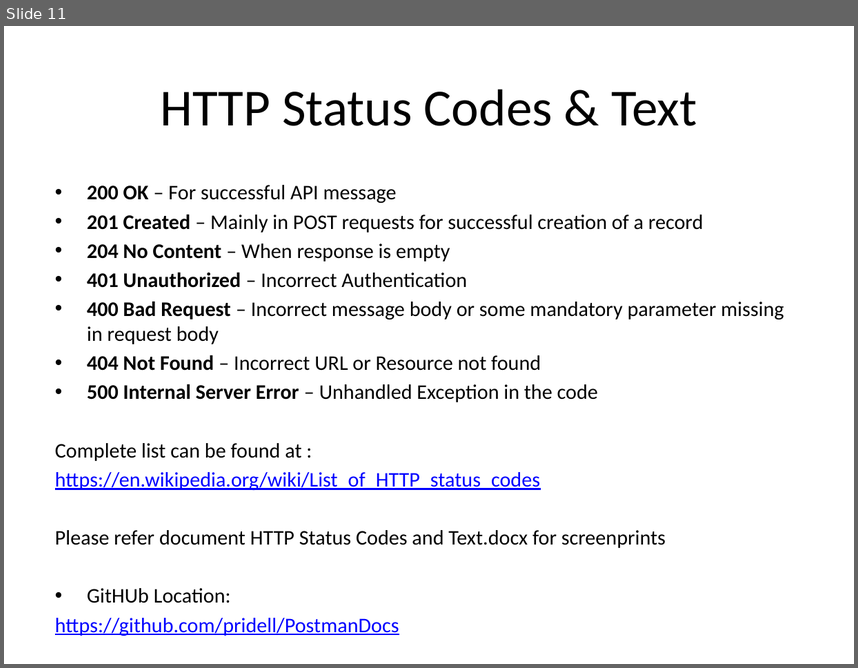
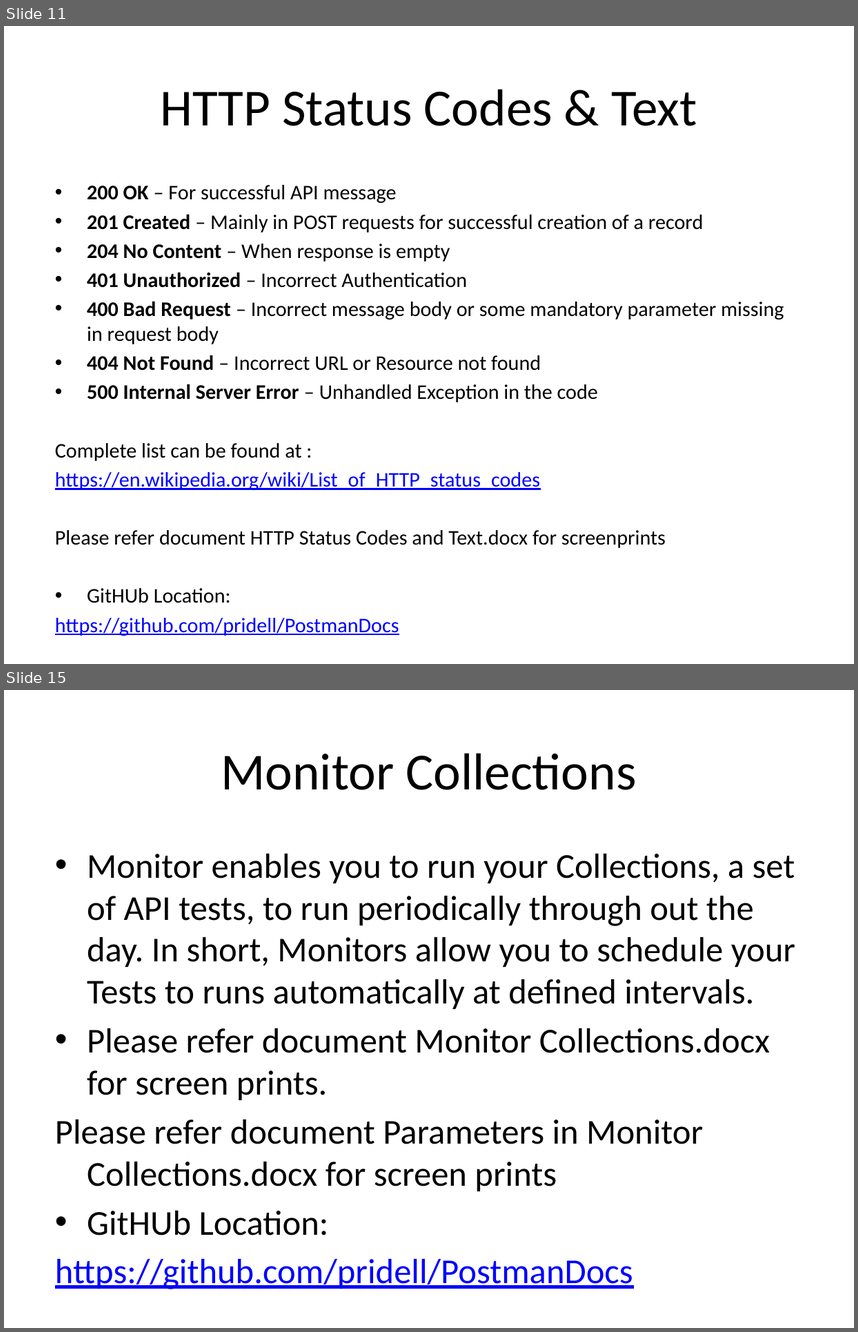
Before and after one commit to pridell/PostmanDocs, a slide deck: API & Web Services Testing Training Postman.pptx. Shown one above the other, each under a label of ours: slide 11 before the commit, slides 11 and 15 after it; the slides between them are not shown. The pictures are 858x668 and 858x1332 pixels, drawn with LibreOffice and Linux fonts; fonts in the diff are those of the drawing. Boxes give left, top, right and bottom in pixels: in the first picture for what was removed or moved away, otherwise in the second. Text is boxed around its words. In the diff, an @@ line names an element or a change of style, - is before the commit and + after.

```diff
--- a/API & Web Services Testing Training Postman.pptx
+++ b/API & Web Services Testing Training Postman.pptx
@@ slide 15 added at box(4, 690, 854, 1328), background #FFFFFF @@
@@ title added at box(221, 753, 636, 790), 44 pt, text #000000 @@
+Monitor Collections
@@ text added at box(55, 854, 795, 1235), 29.6 pt, text #000000 @@
+• Monitor enables you to run your Collections, a set of API tests, to run periodically through out the day. In short, Monitors allow you to schedule your Tests to runs automatically at defined intervals.
+• Please refer document Monitor Collections.docx for screen prints.
+Please refer document Parameters in Monitor Collections.docx for screen prints
+• GitHUb Location:
+https://github.com/pridell/PostmanDocs
```
Also in this commit, not shown: 1 slide changed, 2 other slides added, 3 other files.
